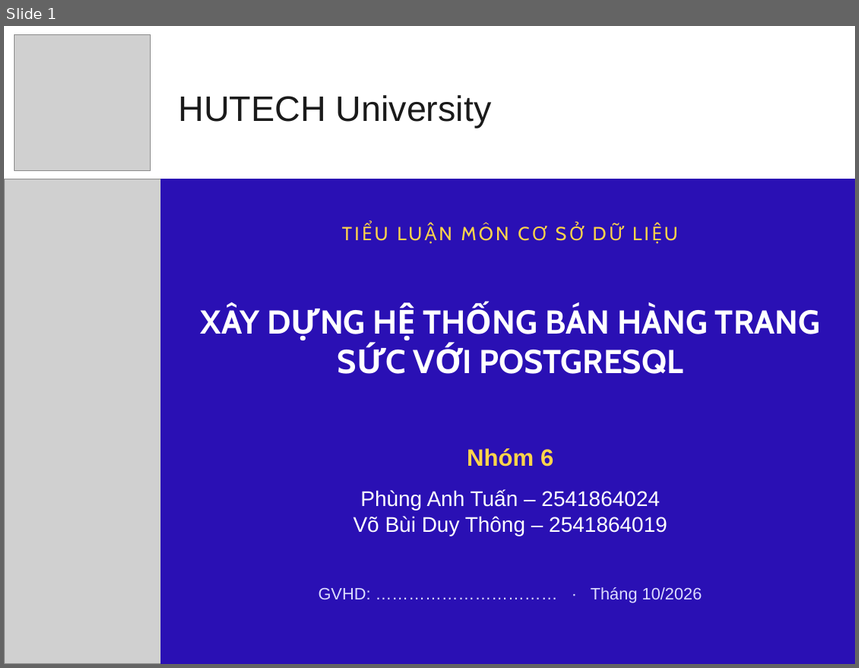
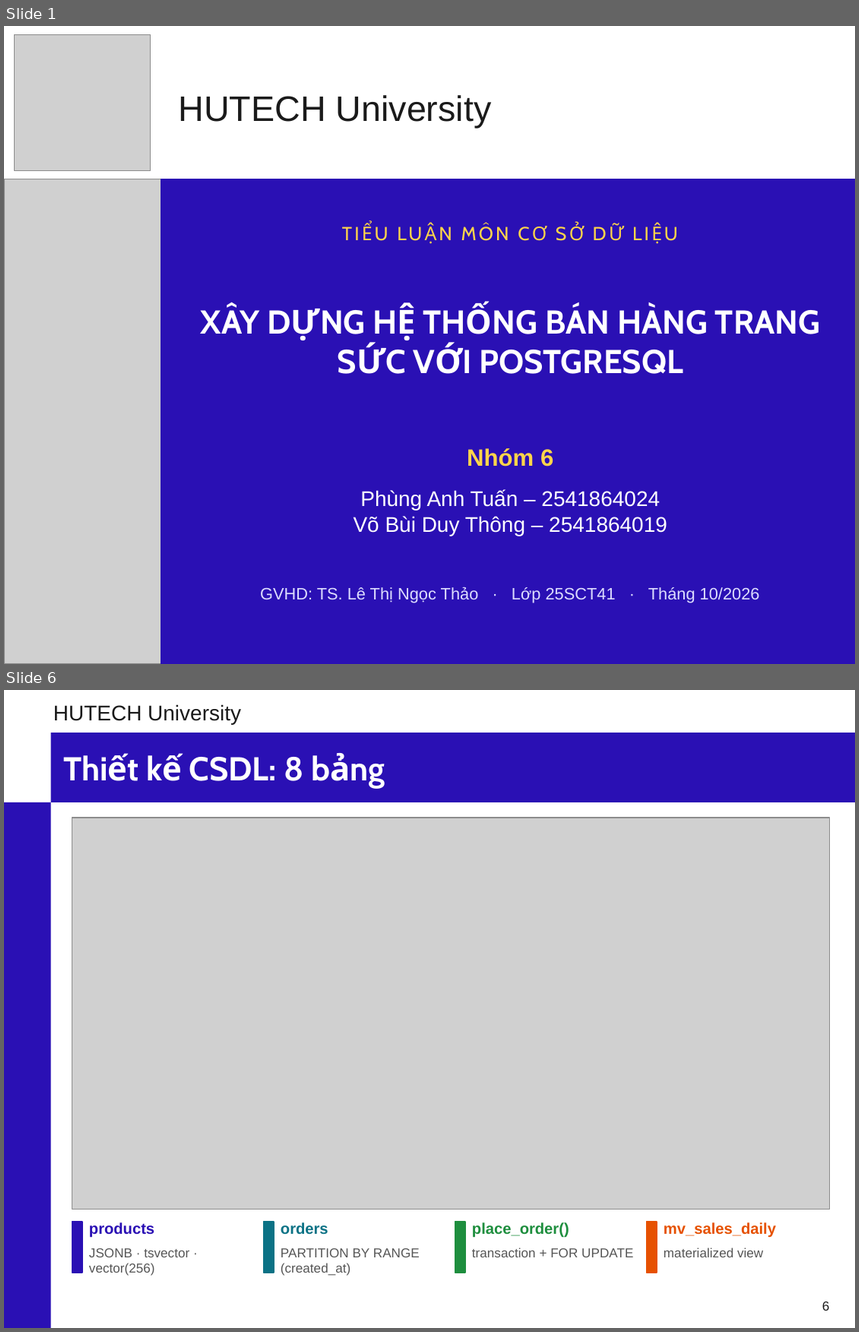
Before and after one commit to phunganhtuan123/master-csdl, a slide deck: docs/Slide_CSDL_Nhom6_PostgreSQL.pptx. Shown one above the other, each under a label of ours: slide 1 before the commit, slides 1 and 6 after it; the slides between them are not shown. The pictures are 859x668 and 859x1332 pixels, drawn with LibreOffice and Linux fonts; fonts in the diff are those of the drawing; grey boxes stand for pictures; background and template pictures are left out. Boxes give left, top, right and bottom in pixels: in the first picture for what was removed or moved away, otherwise in the second. Text is boxed around its words. In the diff, an @@ line names an element or a change of style, - is before the commit and + after.

```diff
--- a/docs/Slide_CSDL_Nhom6_PostgreSQL.pptx
+++ b/docs/Slide_CSDL_Nhom6_PostgreSQL.pptx
@@ slide 6 added at [4, 690, 855, 1328], background #FFFFFF @@
@@ text added at [53, 704, 241, 724], 18 pt, text #1A1A1A @@
+HUTECH University
@@ rectangle added at [51, 733, 855, 802], fill #2A10B4 @@
@@ title added at [189, 757, 303, 781], 28 pt, text #FFFFFF, bold @@
+Thiết kế CSDL: 8 bảng
@@ rectangle added at [4, 802, 51, 1328], fill #2A10B4 @@
@@ picture added at [72, 818, 829, 1209] @@
@@ rectangle added at [72, 1222, 82, 1273], fill #2A10B4, outline #2A10B4 1 pt @@
@@ text added at [89, 1223, 154, 1238], 13 pt, text #2A10B4, bold @@
+products
@@ rectangle added at [264, 1222, 274, 1273], fill #0B7285, outline #0B7285 1 pt @@
@@ text added at [281, 1223, 329, 1235], 13 pt, text #0B7285, bold @@
+orders
@@ rectangle added at [455, 1222, 465, 1273], fill #1E8E3E, outline #1E8E3E 1 pt @@
@@ text added at [472, 1223, 569, 1238], 13 pt, text #1E8E3E, bold @@
+place_order()
@@ rectangle added at [647, 1222, 657, 1273], fill #E65100, outline #E65100 1 pt @@
@@ text added at [664, 1223, 776, 1238], 13 pt, text #E65100, bold @@
+mv_sales_daily
@@ text added at [89, 1249, 189, 1276], 11 pt, text #555555 @@
+JSONB · tsvector · vector(256)
@@ text added at [281, 1249, 420, 1276], 11 pt, text #555555 @@
+PARTITION BY RANGE (created_at)
@@ text added at [472, 1248, 633, 1258], 11 pt, text #555555 @@
+transaction + FOR UPDATE
@@ text added at [664, 1248, 763, 1258], 11 pt, text #555555 @@
+materialized view
@@ page number added at [823, 1302, 830, 1311], 11 pt, text #1A1A1A @@
+6
@@ slide 1 changed as well @@
@@ text at [260, 587, 760, 604]: text changed @@
-GVHD: …………………………… · Tháng 10/2026
+GVHD: TS. Lê Thị Ngọc Thảo · Lớp 25SCT41 · Tháng 10/2026
```
Also in this commit, not shown: 15 other slides changed, 1 slide removed, 43 other files.
